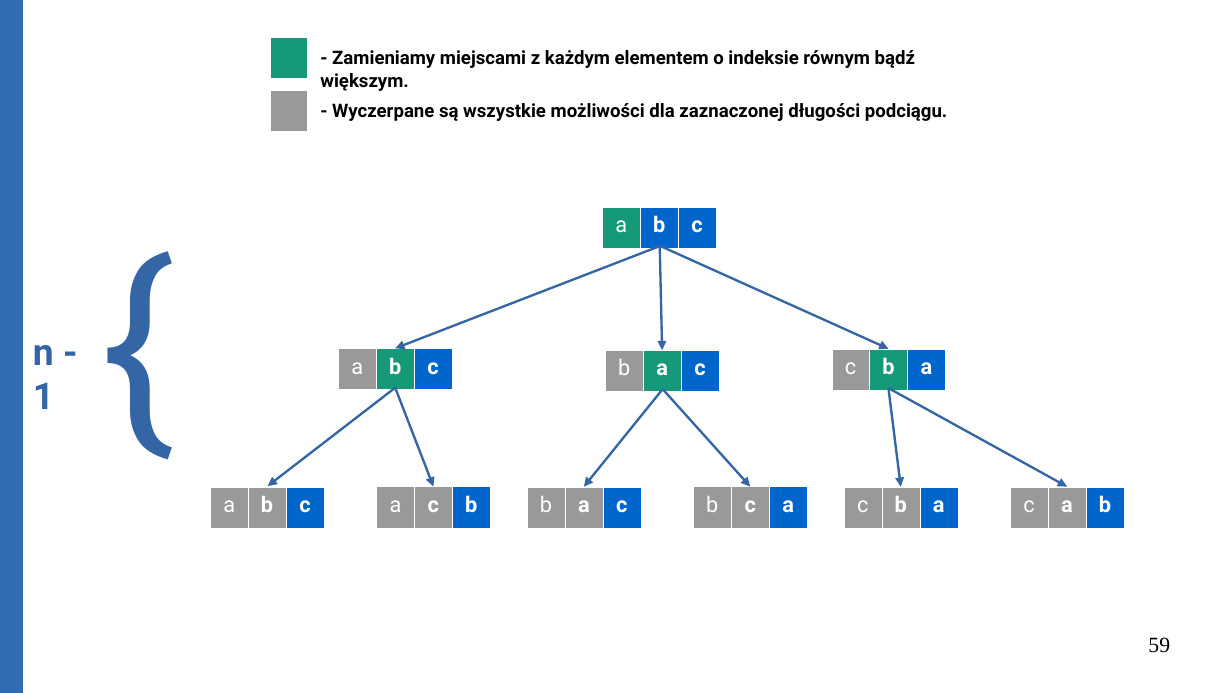
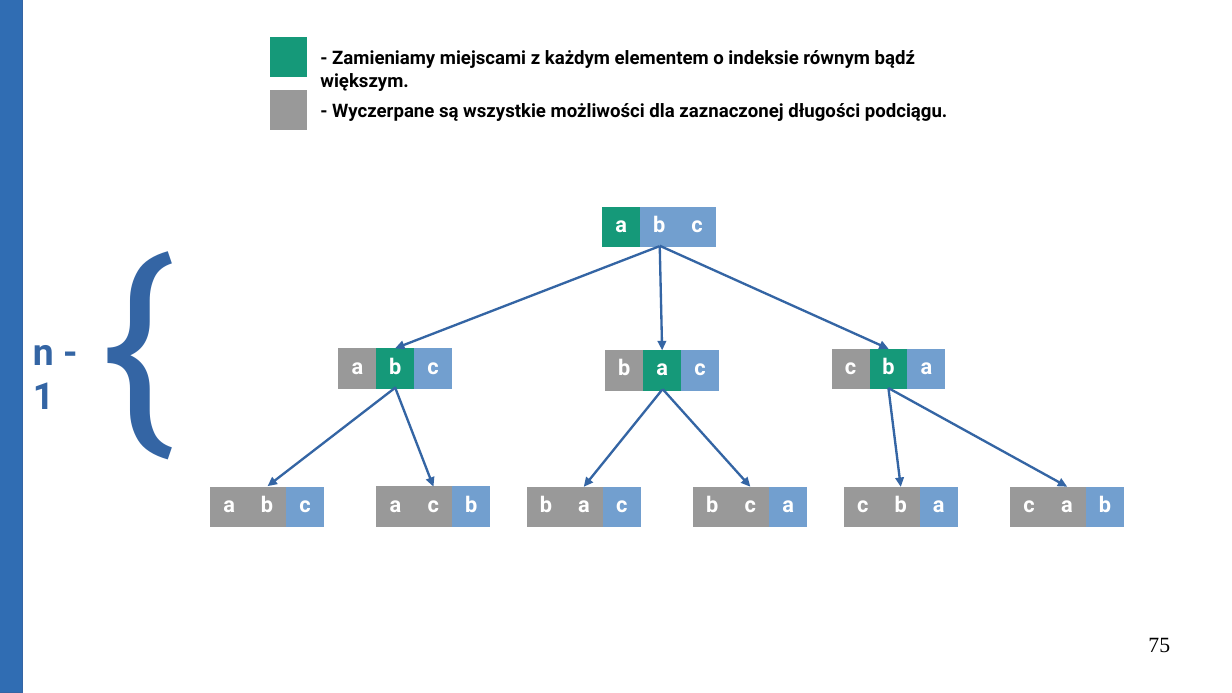
Before and after one commit to Michael-Wisniewski/algorithmic-workshop, a slide deck: slide 75 of Big_O.odp (slide 59 before the commit). Drawn at 1232x693 pixels with LibreOffice and Linux fonts; fonts in the diff are those of the drawing. Boxes give left, top, right and bottom in pixels: in the first picture for what was removed or moved away, otherwise in the second. Text is boxed around its words. In the diff, an @@ line names an element or a change of style, - is before the commit and + after.

```diff
--- a/Big_O.odp
+++ b/Big_O.odp
@@ table at (603, 207, 717, 246) @@
@@ fill #0066CC to #729FCF in 2 cells @@
@@ bold on in "a" @@
@@ borders changed @@
@@ table at (339, 349, 453, 388) @@
@@ fill #0066CC to #729FCF in row 1, column 3 @@
@@ bold on in "a" @@
@@ borders changed @@
@@ table at (606, 350, 720, 390) @@
@@ fill #0066CC to #729FCF in row 1, column 3 @@
@@ bold on in "b" @@
@@ borders changed @@
@@ table at (832, 349, 946, 388) @@
@@ fill #0066CC to #729FCF in row 1, column 3 @@
@@ bold on in "c" @@
@@ borders changed @@
@@ table at (210, 486, 324, 525) @@
@@ fill #0066CC to #729FCF in row 1, column 3 @@
@@ bold on in "a" @@
@@ borders changed @@
@@ table at (377, 486, 491, 527) @@
@@ fill #0066CC to #729FCF in row 1, column 3 @@
@@ bold on in "a" @@
@@ borders changed @@
@@ table at (528, 486, 642, 525) @@
@@ fill #0066CC to #729FCF in row 1, column 3 @@
@@ bold on in "b" @@
@@ borders changed @@
@@ table at (693, 486, 807, 527) @@
@@ fill #0066CC to #729FCF in row 1, column 3 @@
@@ bold on in "b" @@
@@ borders changed @@
@@ table at (844, 487, 958, 527) @@
@@ fill #0066CC to #729FCF in row 1, column 3 @@
@@ bold on in "c" @@
@@ borders changed @@
@@ table at (1011, 486, 1125, 527) @@
@@ fill #0066CC to #729FCF in row 1, column 3 @@
@@ bold on in "c" @@
@@ borders changed @@
@@ page number at (1148, 637, 1170, 653): text changed @@
-59
+75
```
Also in this commit, not shown: 24 other slides changed, 16 slides added, 1 other file.
